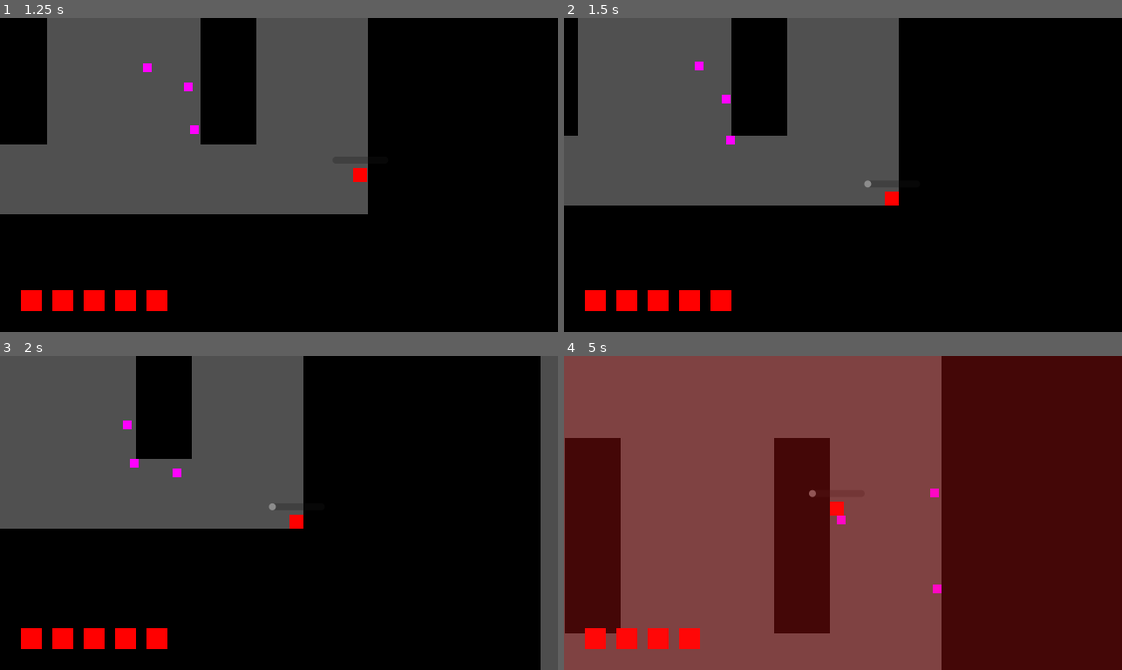
Above: before the commit, frames 1-4 (two rows, left to right).
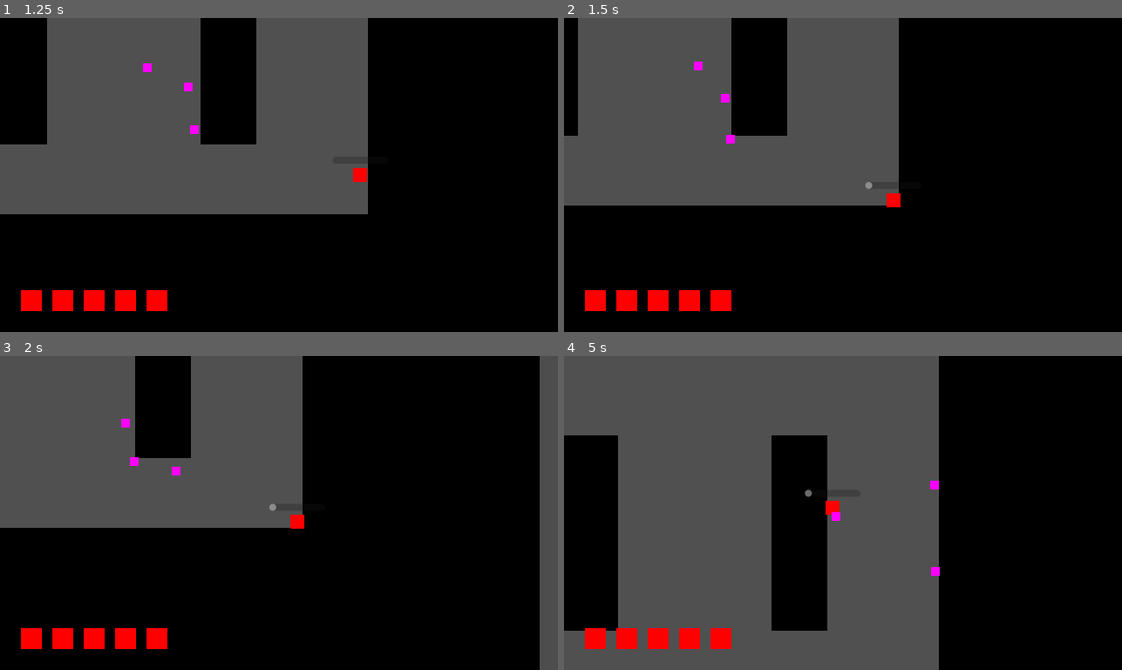
Above: after the commit, the same moments.

Repository: IanLum/square-game
Game: Godot game, scene res://src/main.tscn
The game is run twice, just before and just after one commit, with the same random seed, the same clock (stepped at 60 frames per second) and the same inputs.
Inputs (mouse positions are in pixels of both pictures, inside the frame that each line leads up to):
- Up to frame 1 (1.25 s): move the mouse to (401, 159) at 0.52 s; press the mouse at (401, 159) at 0.53 s; hold D (right) from 0.53 s (still down)
- Up to frame 2 (1.5 s): move the mouse to (731, 190) at 1.27 s; release D (right) at 1.28 s; release the mouse at (731, 190) at 1.28 s; hold S (down) from 1.28 s (still down); tap Space (utility) at 1.35 s
- Up to frame 3 (2 s): keep holding S (down)
- Up to frame 4 (5 s): move the mouse to (898, 443) at 2.02 s; release S (down) at 2.03 s; press the mouse at (898, 443) at 2.03 s; hold D (right) 2.03-2.78 s; move the mouse to (815, 575) at 2.77 s; release the mouse at (815, 575) at 2.78 s; hold W (up) 2.78-3.53 s; tap Space (utility) at 2.85, 4.35 s; move the mouse to (1010, 560) at 3.52 s; press the mouse at (1010, 560) at 3.53 s; hold A (left) from 3.53 s (still down); move the mouse to (675, 465) at 4.27 s; release the mouse at (675, 465) at 4.28 s

Frame 1 is identical in both runs. In frame 2, 0.1% of the frame differs, in the area x 23-61%, y 13-61%; in frame 3, 0.6%; in frame 4, 99%, in the area x 0-100%, y 0-100%.

Commit message:
tweak hitboxes

Diff:
--- a/src/enemies/dasher.tscn
+++ b/src/enemies/dasher.tscn
@@ -5,7 +5,7 @@
 [ext_resource type="Script" path="res://src/abstract_base_classes/attack.gd" id="3_oulo6"]
 
 [sub_resource type="CircleShape2D" id="CircleShape2D_q5nso"]
-radius = 5.0
+radius = 4.0
 
 [sub_resource type="CircleShape2D" id="CircleShape2D_6rlvw"]
 radius = 87.0
@@ -19,9 +19,6 @@
 script = ExtResource("1_q5m6k")
 SPEED = 100
 MAX_HEALTH = 2
-
-[node name="CollisionShape2D" type="CollisionShape2D" parent="enemy"]
-shape = SubResource("CircleShape2D_q5nso")
 
 [node name="ColorRect" type="ColorRect" parent="enemy"]
 anchors_preset = 8
@@ -37,6 +34,9 @@
 grow_vertical = 2
 color = Color(1, 0, 1, 1)
 
+[node name="CollisionShape2D" type="CollisionShape2D" parent="enemy"]
+shape = SubResource("CircleShape2D_q5nso")
+
 [node name="AttackRadius" type="Area2D" parent="enemy"]
 visible = false
 collision_layer = 0
@@ -46,6 +46,7 @@
 shape = SubResource("CircleShape2D_6rlvw")
 
 [node name="AttackBox" type="Area2D" parent="enemy"]
+visible = false
 collision_layer = 0
 collision_mask = 2
 script = ExtResource("3_oulo6")
--- a/src/player/player.tscn
+++ b/src/player/player.tscn
@@ -3,16 +3,13 @@
 [ext_resource type="Script" path="res://src/player/player.gd" id="1_beyo2"]
 [ext_resource type="PackedScene" uid="uid://hhfchlxg4hc6" path="res://src/display/ui.tscn" id="2_m116u"]
 
-[sub_resource type="RectangleShape2D" id="RectangleShape2D_saue7"]
-size = Vector2(16, 16)
+[sub_resource type="CircleShape2D" id="CircleShape2D_xk1da"]
+radius = 6.0
 
 [node name="player" type="CharacterBody2D"]
 collision_layer = 2
 collision_mask = 5
 script = ExtResource("1_beyo2")
-
-[node name="CollisionShape2D" type="CollisionShape2D" parent="."]
-shape = SubResource("RectangleShape2D_saue7")
 
 [node name="ColorRect" type="ColorRect" parent="."]
 anchors_preset = 8
@@ -27,6 +24,9 @@
 grow_horizontal = 2
 grow_vertical = 2
 color = Color(1, 0, 0, 1)
+
+[node name="CollisionShape2D" type="CollisionShape2D" parent="."]
+shape = SubResource("CircleShape2D_xk1da")
 
 [node name="AttackLag" type="Timer" parent="."]
 one_shot = true
